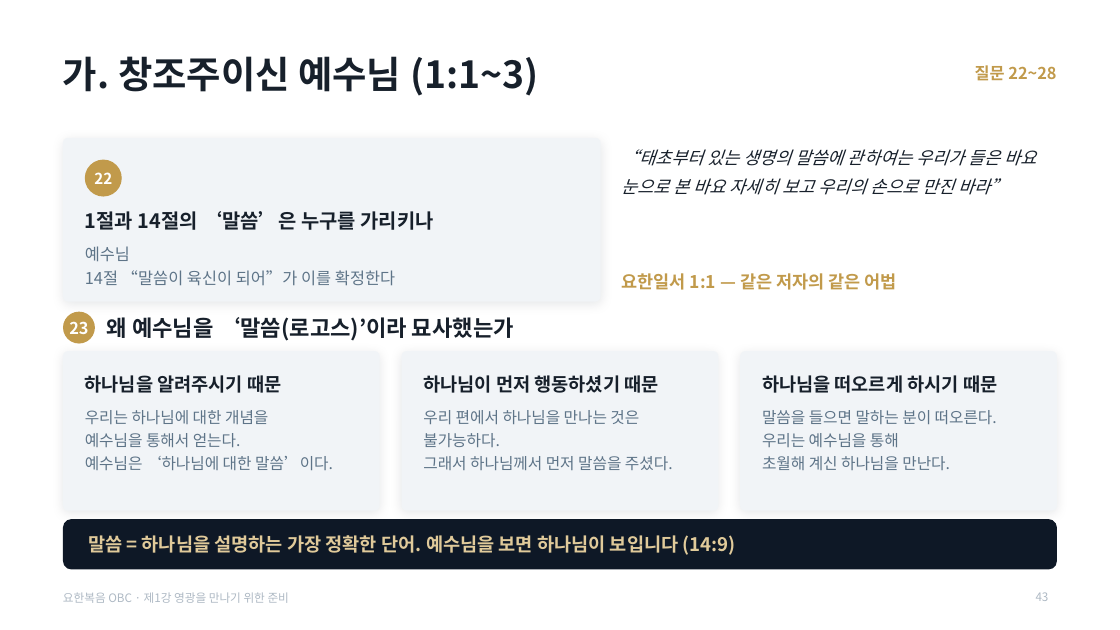
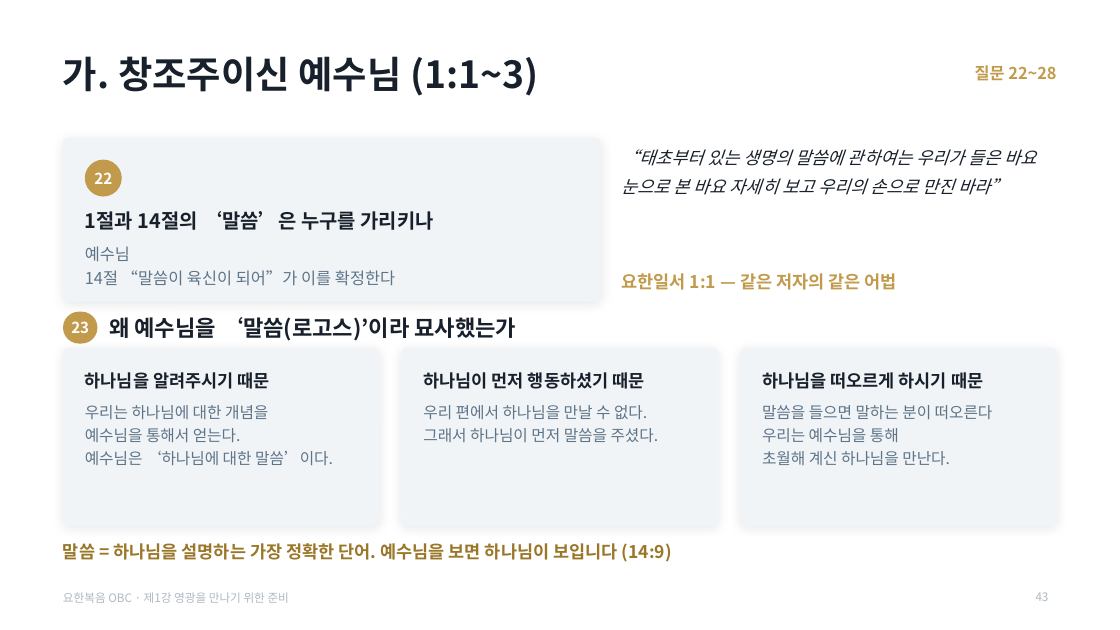
Before and after one commit to mio-modu/bible_GospelofJohn, a slide deck: slide 43 of dist/요한복음_1강_영광을_만나기_위한_준비.pptx. Drawn at 1120x630 pixels with LibreOffice and Linux fonts; fonts in the diff are those of the drawing. Boxes give left, top, right and bottom in pixels: in the first picture for what was removed or moved away, otherwise in the second. Text is boxed around its words. In the diff, an @@ line names an element or a change of style, - is before the commit and + after.

```diff
--- a/dist/요한복음_1강_영광을_만나기_위한_준비.pptx
+++ b/dist/요한복음_1강_영광을_만나기_위한_준비.pptx
@@ text "23" at box(71, 321, 89, 333): size 14 to 13 pt @@
@@ rounded rectangle at box(63, 312, 97, 344): ellipse to rounded rectangle @@
@@ rounded rectangle: place and size @@
-rounded rectangle at box(63, 351, 380, 511)
+rounded rectangle at box(63, 348, 380, 526)
@@ rounded rectangle: place and size @@
-rounded rectangle at box(402, 351, 718, 511)
+rounded rectangle at box(402, 348, 718, 526)
@@ proportions changed in 3 elements at box(63, 348, 380, 526), box(402, 348, 718, 526), box(740, 348, 1057, 526) @@
@@ rounded rectangle: place and size @@
-rounded rectangle at box(740, 351, 1057, 511)
+rounded rectangle at box(740, 348, 1057, 526)
@@ size 16 to 15 pt in 3 elements at box(85, 372, 270, 389), box(423, 372, 644, 389), box(762, 372, 983, 389) @@
@@ text "우리는 하나님에 대한 개념을": place and size @@
-text "우리는 하나님에 대한 개념을" at box(85, 410, 333, 470)
+text "우리는 하나님에 대한 개념을" at box(85, 405, 333, 465)
@@ text at box(423, 405, 659, 442): text changed @@
-우리 편에서 하나님을 만나는 것은 불가능하다.
-그래서 하나님께서 먼저 말씀을 주셨다.
+우리 편에서 하나님을 만날 수 없다.
+그래서 하나님이 먼저 말씀을 주셨다.
@@ text at box(762, 405, 993, 419): text changed @@
-말씀을 들으면 말하는 분이 떠오른다.
+말씀을 들으면 말하는 분이 떠오른다
@@ text "말씀 = 하나님을 설명하는 가장 ...": place and size @@
-text "말씀 = 하나님을 설명하는 가장 ..." at box(88, 535, 736, 555)
+text "말씀 = 하나님을 설명하는 가장 ..." at box(63, 543, 672, 562)
@@ text "말씀 = 하나님을 설명하는 가장 ..." at box(63, 543, 672, 562): size 16 to 15 pt, text colour #E0CA9A to #9A7628 @@
@@ rounded rectangle removed at box(63, 519, 1057, 570) @@
```
Also in this commit, not shown: 37 other slides changed, 6 other files.
